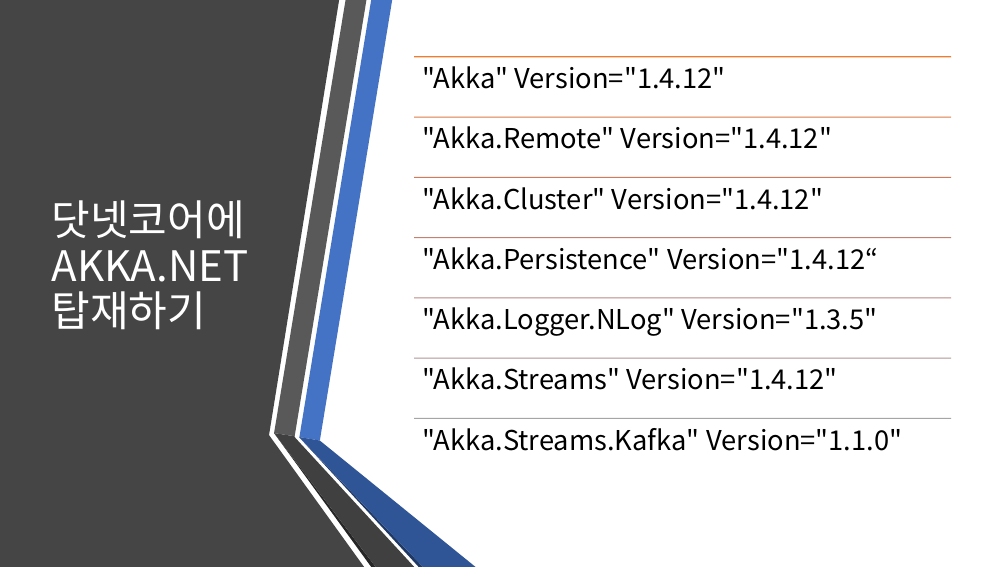
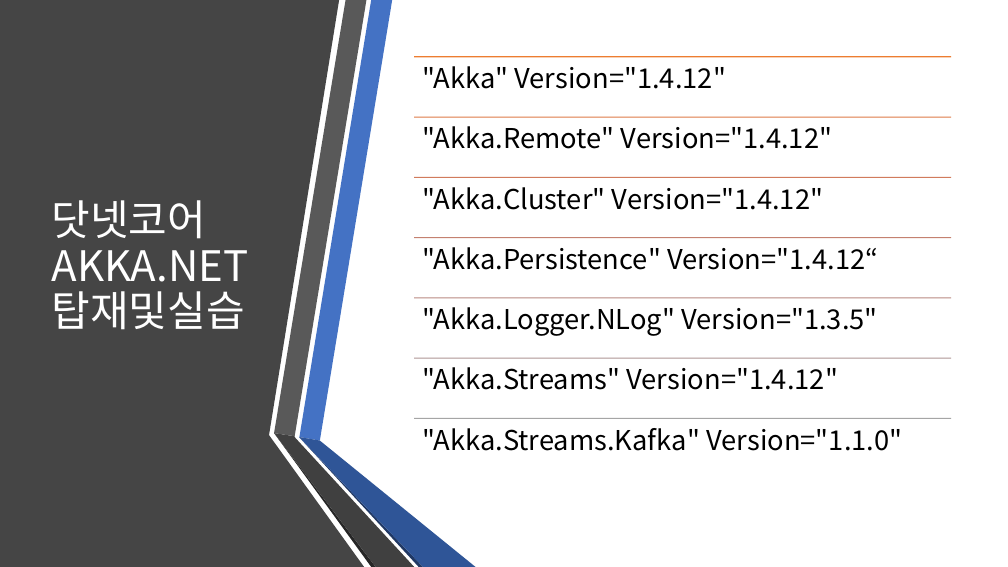
Before and after one commit to psmon/AkkaDotModule, a slide deck: slide 10 of Doc/DotCoreApiWithAkka.pptx (slide 9 before the commit). Drawn at 1008x567 pixels with LibreOffice and Linux fonts; fonts in the diff are those of the drawing. Boxes give left, top, right and bottom in pixels: in the first picture for what was removed or moved away, otherwise in the second. Text is boxed around its words. In the diff, an @@ line names an element or a change of style, - is before the commit and + after.

```diff
--- a/Doc/DotCoreApiWithAkka.pptx
+++ b/Doc/DotCoreApiWithAkka.pptx
@@ title at (52,200,249,330): text changed @@
-닷넷코어에 AKKA.NET 탑재하기
+닷넷코어
+AKKA.NET
+탑재및실습
```
Also in this commit, not shown: 5 other slides changed, 1 slide added, 1 other file.
